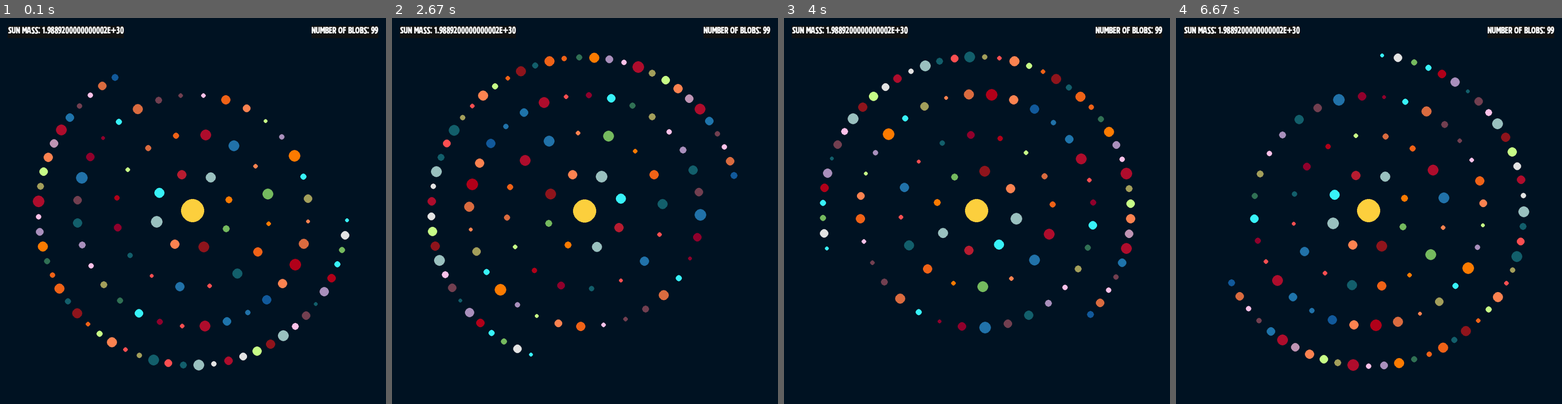
Above: before the commit, frames 1-4 (left to right).
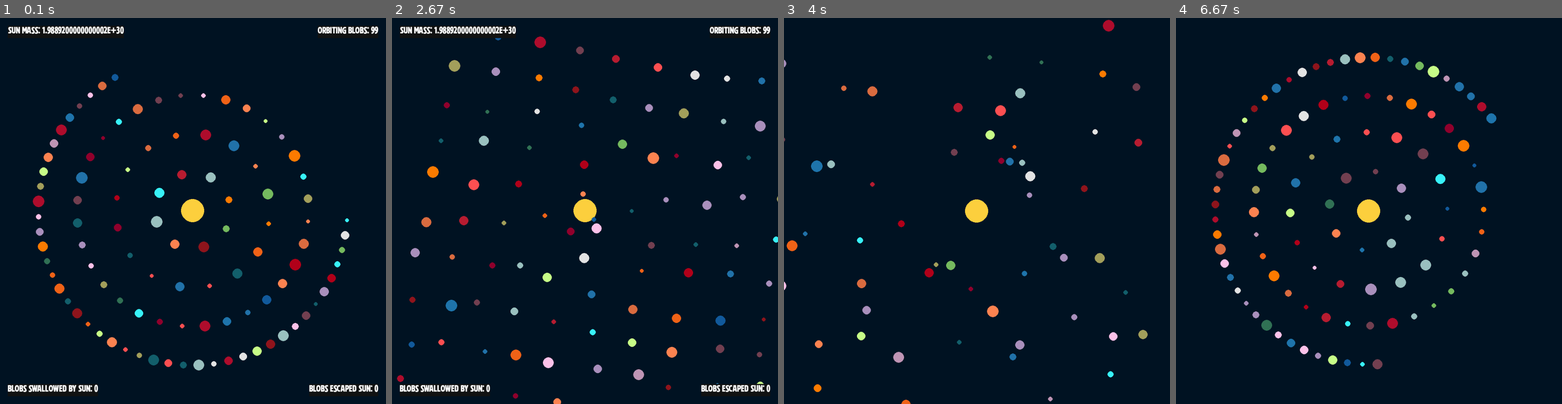
Above: after the commit, the same moments.

Repository: jmottster/newton
Game: pygame game, started from main.py
Same seed, same stepped clock (60 frames per second), same inputs: the game is played once before the commit and once after it.
Inputs:
- Up to frame 1 (0.1 s): no input
- Up to frame 2 (2.67 s): hold D 0.33-0.8 s; hold W 0.83-1.3 s; hold D 1.33-1.8 s; hold A 1.83-2.37 s; hold S from 2.4 s (still down)
- Up to frame 3 (4 s): release S at 2.87 s; hold A 2.9-3.37 s; hold W 3.4-3.87 s; hold D from 3.9 s (still down)
- Up to frame 4 (6.67 s): release D at 4.53 s; hold S 4.57-5.03 s; hold A 5.07-5.53 s; hold D 5.57-6.03 s; hold W 6.07-6.53 s; hold D from 6.57 s (still down)

The runs differ from the first frame. In frame 1, 0.8% of the frame differs, in the area x 2-98%, y 2-97%; in frame 2, 6.9%; in frame 3, 6.0%; in frame 4, 7.6%, in the area x 2-98%, y 2-92%.

Commit message:
Added interactive controls (start over, some start var toggles), and more display stats

Diff:
--- a/blob_plotter.py
+++ b/blob_plotter.py
@@ -44,6 +44,16 @@
 
     def __init__(self):
         self.blobs = []
+        self.blobs_swalled = 0
+        self.blobs_escaped = 0
+        self.square_grid = SQUARE_BLOB_PLOTTER
+        self.start_perfect_orbit = START_PERFECT_ORBIT
+
+    def start_over(self):
+        self.blobs = []
+        self.blobs_swalled = 0
+        self.blobs_escaped = 0
+        self.setup_blobs()
 
     def setup_blobs(self):
         # split the screen up into enough partitions for every blob
@@ -87,7 +97,7 @@
             radius = round((random.random() * (MAX_RADIUS - MIN_RADIUS)) + MIN_RADIUS)
             mass = (random.random() * (MAX_MASS - MIN_MASS)) + MIN_MASS
 
-            if SQUARE_BLOB_PLOTTER == True:  # Square grid x,y plot for this blob
+            if self.square_grid == True:  # Square grid x,y plot for this blob
                 # Get x and y coordinates for this blob
                 # x and y take turns moving, each turn gives the other one more turn than
                 # last time, which we need to do to spiral around in a square grid
@@ -130,7 +140,7 @@
             dy = y - (SCALED_SCREEN_SIZE / 2)
 
             velocity = 0
-            if START_PERFECT_ORBIT == True:
+            if self.start_perfect_orbit == True:
                 # get velocity for a perfect orbit around center blob
                 d = math.sqrt(dx**2 + dy**2)
                 velocity = math.sqrt(G * CENTER_BLOB_MASS / d)
@@ -174,6 +184,10 @@
         for blob in self.blobs:
             # get rid of dead blobs
             if blob.dead == True:
+                if blob.swallowed == True:
+                    self.blobs_swalled += 1
+                elif blob.escaped == True:
+                    self.blobs_escaped += 1
                 self.blobs.remove(blob)
                 continue
             x, y = blob.x * SCALE, blob.y * SCALE
@@ -203,30 +217,63 @@
             #     )
 
     def draw_stats(self, screen, stat_font):
-        stat_text_left = stat_font.render(
+        # Top left, showing sun mass
+        stat_text_top_left = stat_font.render(
             f"Sun mass: {self.blobs[0].mass}",
             1,
             (255, 255, 255),
             (19, 21, 21),
         )
         screen.blit(
-            stat_text_left,
-            (
-                20,
-                20,
-            ),
-        )
-        stat_text_right = stat_font.render(
-            f"Number of blobs: {len(self.blobs)-1}",
-            1,
-            (255, 255, 255),
-            (19, 21, 21),
-        )
-        screen.blit(
-            stat_text_right,
-            (
-                SCREEN_SIZE - stat_text_right.get_width() - 20,
-                20,
+            stat_text_top_left,
+            (
+                20,
+                20,
+            ),
+        )
+
+        # Top right, showing number of orbiting blobs
+        stat_text_top_right = stat_font.render(
+            f"Orbiting blobs: {len(self.blobs)-1}",
+            1,
+            (255, 255, 255),
+            (19, 21, 21),
+        )
+        screen.blit(
+            stat_text_top_right,
+            (
+                SCREEN_SIZE - stat_text_top_right.get_width() - 20,
+                20,
+            ),
+        )
+
+        # Bottom left, showing number of blobs swallowed by the sun
+        stat_text_bottom_left = stat_font.render(
+            f"Blobs swallowed by Sun: {self.blobs_swalled}",
+            1,
+            (255, 255, 255),
+            (19, 21, 21),
+        )
+        screen.blit(
+            stat_text_bottom_left,
+            (
+                20,
+                SCREEN_SIZE - stat_text_bottom_left.get_height() - 20,
+            ),
+        )
+
+        # Bottom right, showing number of blobs escaped the sun
+        stat_text_bottom_right = stat_font.render(
+            f"Blobs escaped Sun: {self.blobs_escaped}",
+            1,
+            (255, 255, 255),
+            (19, 21, 21),
+        )
+        screen.blit(
+            stat_text_bottom_right,
+            (
+                SCREEN_SIZE - stat_text_bottom_right.get_width() - 20,
+                SCREEN_SIZE - stat_text_bottom_left.get_height() - 20,
             ),
         )
 
--- a/globals.py
+++ b/globals.py
@@ -42,8 +42,8 @@
 # with a perfect orbital velocity
 SQUARE_BLOB_PLOTTER = False  # Plot blobs in a square grid to start
 # (more chaos to start), otherwise a perfect circular grid (less chaos to start) will be used
-MIN_VELOCITY = 25.783 * 500  # Only if START_PERFECT_ORBIT is False
-MAX_VELOCITY = 29.783 * 500  # Only if START_PERFECT_ORBIT is False
+MIN_VELOCITY = 47.4 * 1000  # Only if START_PERFECT_ORBIT is False
+MAX_VELOCITY = 29.783 * 1000  # Only if START_PERFECT_ORBIT is False
 MIN_MASS = 3.30 * 10**23 * 0.75  # currently set with 75% of mass of Mercury
 MAX_MASS = 5.9742 * 10**24  # currently set with mass of Earth
 CENTER_BLOB_MASS = 1.98892 * 10**30  # currently set with mass of the sun
--- a/main.py
+++ b/main.py
@@ -38,27 +38,46 @@
 blob_plotter = BlobPlotter()
 blob_plotter.setup_blobs()
 
-# Run until the user asks to quit
+# Runtime behavior bools
 running = True
+paused = False
+show_stats = True
 
 while running:
     # Check for quit event
     for event in pygame.event.get():
         if event.type == pygame.QUIT:
             running = False
+        if event.type == pygame.KEYDOWN:
+            if event.key == pygame.K_SPACE:
+                paused = not paused
+        if event.type == pygame.KEYDOWN:
+            if event.key == pygame.K_d:
+                show_stats = not show_stats
+        if event.type == pygame.KEYDOWN:
+            if event.key == pygame.K_s:
+                blob_plotter.start_over()
+        if event.type == pygame.KEYDOWN:
+            if event.key == pygame.K_a:
+                blob_plotter.square_grid = not blob_plotter.square_grid
+        if event.type == pygame.KEYDOWN:
+            if event.key == pygame.K_w:
+                blob_plotter.start_perfect_orbit = not blob_plotter.start_perfect_orbit
 
     # Fill the background
     screen.fill(BACKGROUND_COLOR)
 
     blob_plotter.draw_blobs(screen, blob_font)
 
-    blob_plotter.draw_stats(screen, stat_font)
+    if show_stats:
+        blob_plotter.draw_stats(screen, stat_font)
 
     # Flip the display
     pygame.display.flip()
 
-    # Apply changes
-    blob_plotter.update_blobs()
+    if not paused:
+        # Apply changes
+        blob_plotter.update_blobs()
 
     # ensure frame rate
     clock.tick(FRAME_RATE)
--- a/massive_blob.py
+++ b/massive_blob.py
@@ -74,6 +74,8 @@
         self.vx = vx  # x velocity per frame
         self.vy = vy  # y velocity per frame
         self.dead = False
+        self.swallowed = False
+        self.escaped = False
         self.ghosting = False
 
     def advance(self):
@@ -183,6 +185,7 @@
                 if abs(dd - d) >= (smaller_blob.scaled_radius * 0.6):
                     larger_blob.mass += smaller_blob.mass
                     smaller_blob.dead = True
+                    smaller_blob.swallowed = True
 
     def gravitational_pull(self, blob, g):
         # Get distance between blobs, and cross over distance
@@ -207,3 +210,4 @@
         elif d > self.GRAVITATIONAL_RANGE and self.name == CENTER_BLOB_NAME:
             # If out of Sun's gravitational range, kill it
             blob.dead = True
+            blob.escaped = True
